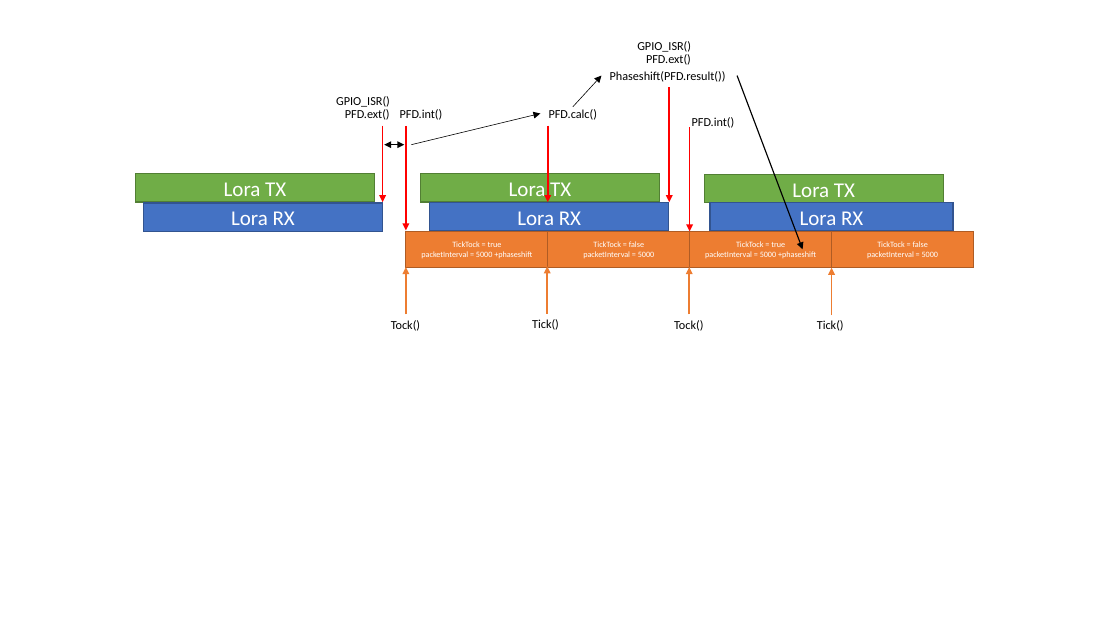
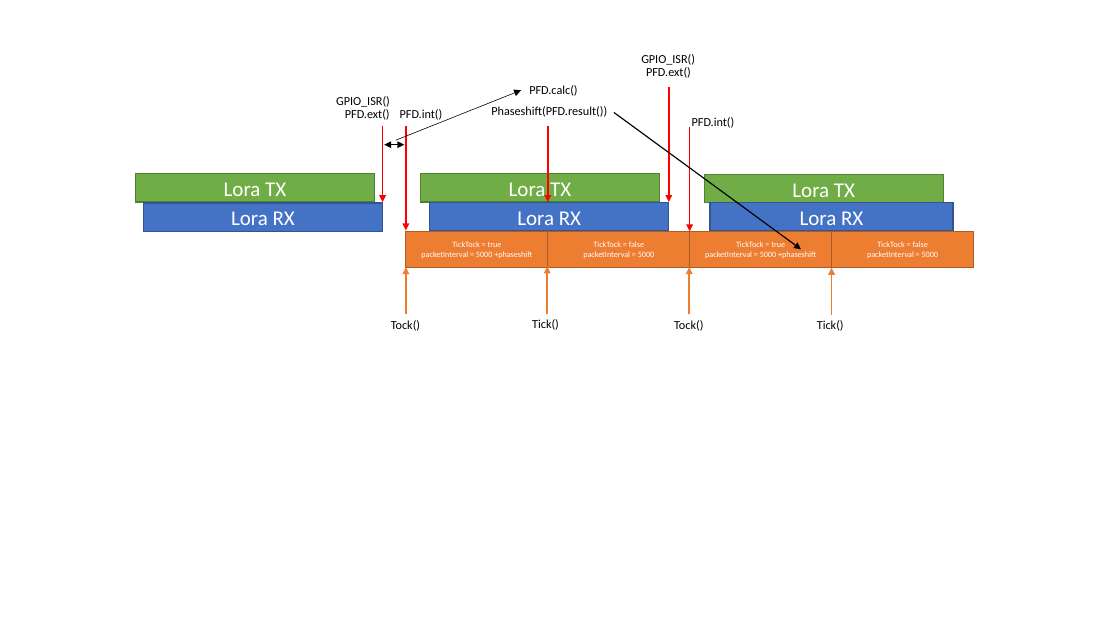
Before and after one commit to ExpressLRS/ExpressLRS, a slide deck: slide 1 of Doc/timing_diagram.pptx. Drawn at 1120x630 pixels with LibreOffice and Linux fonts; fonts in the diff are those of the drawing. Boxes give left, top, right and bottom in pixels: in the first picture for what was removed or moved away, otherwise in the second. Text is boxed around its words. In the diff, an @@ line names an element or a change of style, - is before the commit and + after.

```diff
--- a/Doc/timing_diagram.pptx
+++ b/Doc/timing_diagram.pptx
@@ text "GPIO_ISR()": place and size @@
-text "GPIO_ISR()" at (637, 41, 691, 52)
+text "GPIO_ISR()" at (641, 54, 695, 65)
@@ text "PFD.calc()": place and size @@
-text "PFD.calc()" at (549, 109, 597, 120)
+text "PFD.calc()" at (529, 85, 577, 96)
@@ arrow removed from (573, 107) to (602, 76) @@
@@ text "PFD.ext()": place and size @@
-text "PFD.ext()" at (646, 54, 691, 65)
+text "PFD.ext()" at (646, 67, 691, 78)
@@ arrow moved from (412, 145) - (540, 113) to (396, 140) - (521, 90) @@
@@ text "Phaseshift(PFD.result())": place and size @@
-text "Phaseshift(PFD.result())" at (610, 71, 726, 82)
+text "Phaseshift(PFD.result())" at (491, 106, 607, 117)
@@ arrow moved from (738, 76) - (802, 250) to (614, 113) - (802, 250) @@
```
